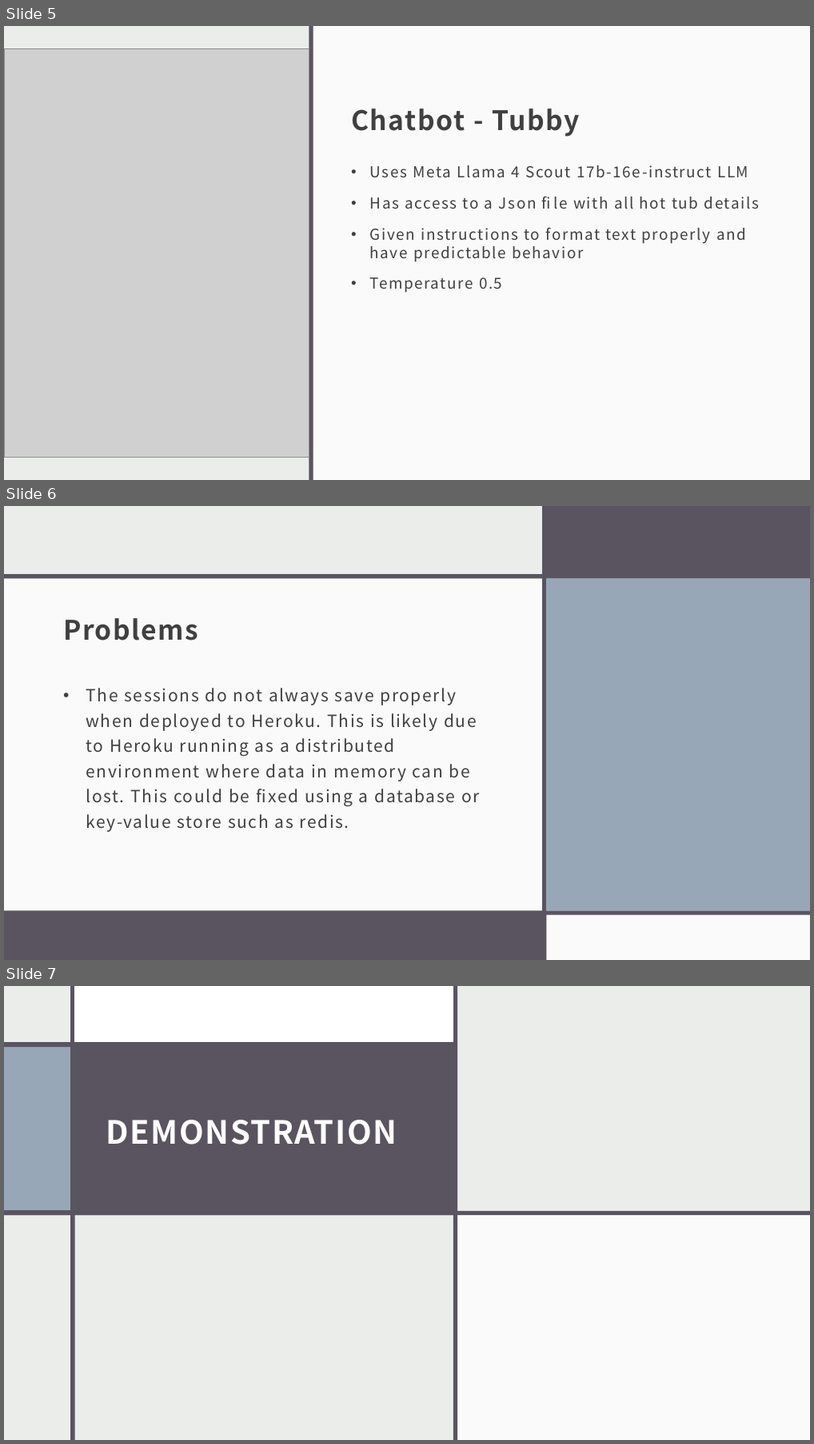
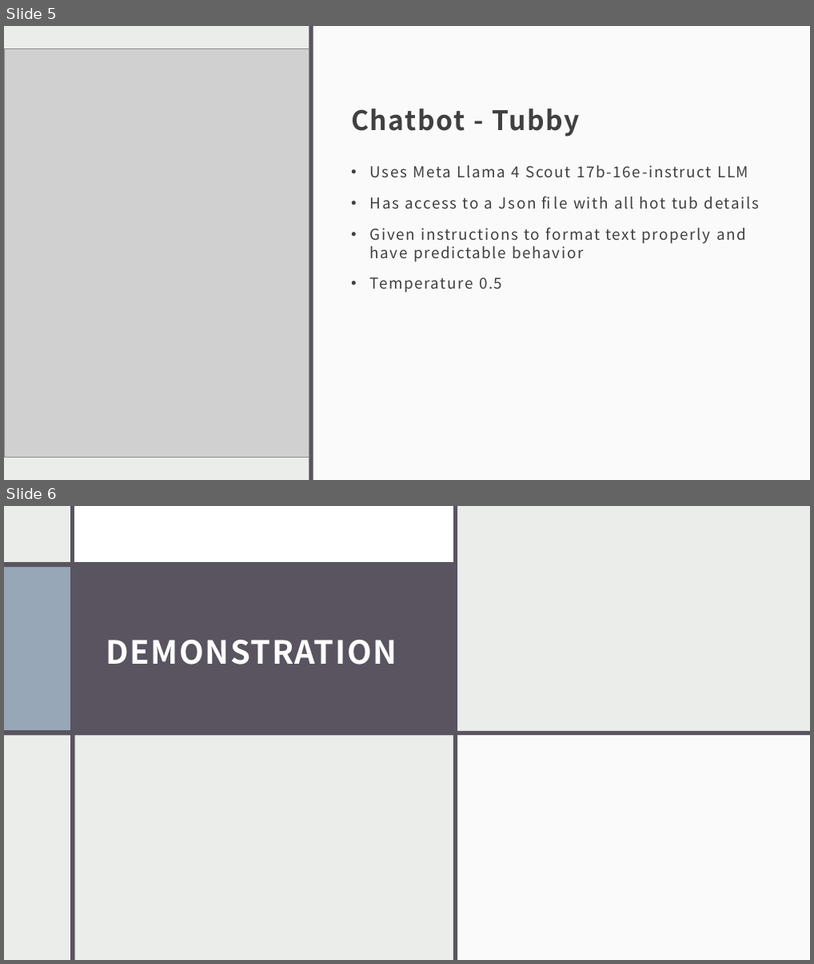
Before and after one commit to davooos/CSCI331-Final-Site, a slide deck: WebDev_Presentation.pptx. Shown one above the other, each under a label of ours: slides 5, 6 and 7 before the commit, slides 5 and 6 after it. The pictures are 814x1444 and 814x964 pixels, drawn with LibreOffice and Linux fonts; fonts in the diff are those of the drawing; grey boxes stand for pictures. Boxes give left, top, right and bottom in pixels: in the first picture for what was removed or moved away, otherwise in the second. Text is boxed around its words. In the diff, an @@ line names an element or a change of style, - is before the commit and + after.

```diff
--- a/WebDev_Presentation.pptx
+++ b/WebDev_Presentation.pptx
@@ slide 6 removed at box(4, 506, 810, 960), background #EBEDEB; not listed: 2 template elements that a slide beside it also shows @@
@@ rectangle removed at box(4, 506, 810, 960) @@
@@ rectangle removed at box(542, 506, 546, 960) @@
@@ rectangle removed at box(545, 506, 810, 576) @@
@@ rectangle removed at box(4, 574, 810, 579) @@
@@ rectangle removed at box(4, 579, 546, 911) @@
@@ rectangle removed at box(546, 579, 810, 911) @@
@@ title removed at box(63, 618, 198, 640) @@
-Problems
@@ text removed at box(86, 688, 479, 832) @@
-• The sessions do not always save properly when deployed to Heroku. This is likely due to Heroku running as a distributed environment where data in memory can be lost. This could be fixed using a database or key-value store such as redis.
@@ rectangle removed at box(4, 912, 543, 960) @@
@@ rectangle removed at box(4, 910, 810, 914) @@
@@ rectangle removed at box(546, 914, 810, 960) @@
@@ what was slide 7 is now slide 6 @@
```
Also in this commit, not shown: 2 slides changed.
